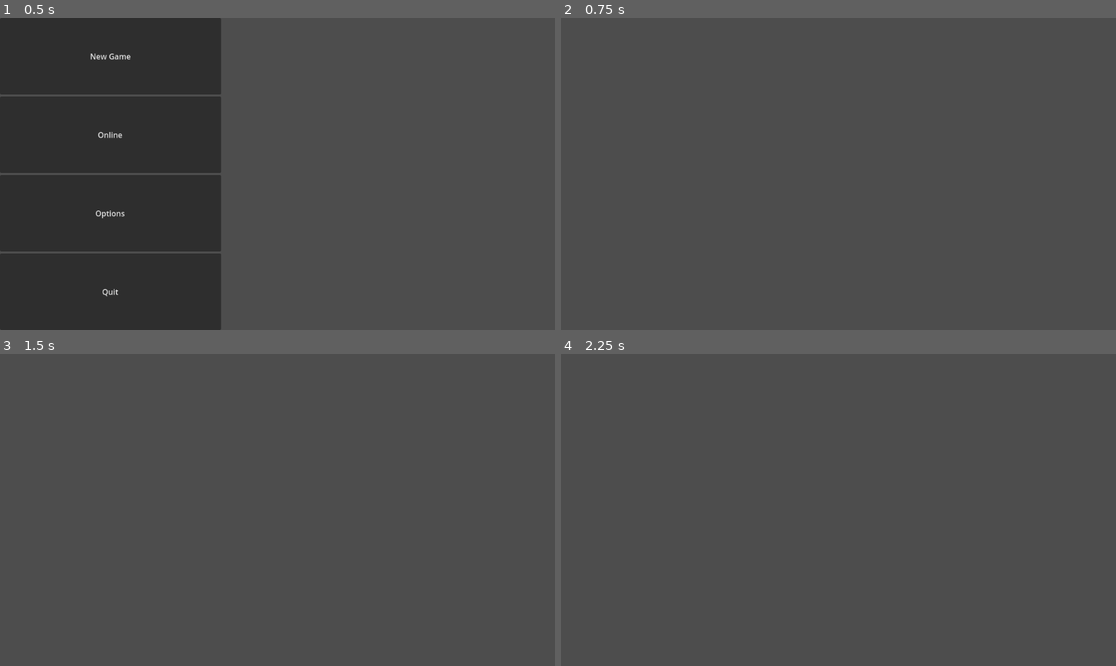
Above: before the commit, frames 1-4 (two rows, left to right).
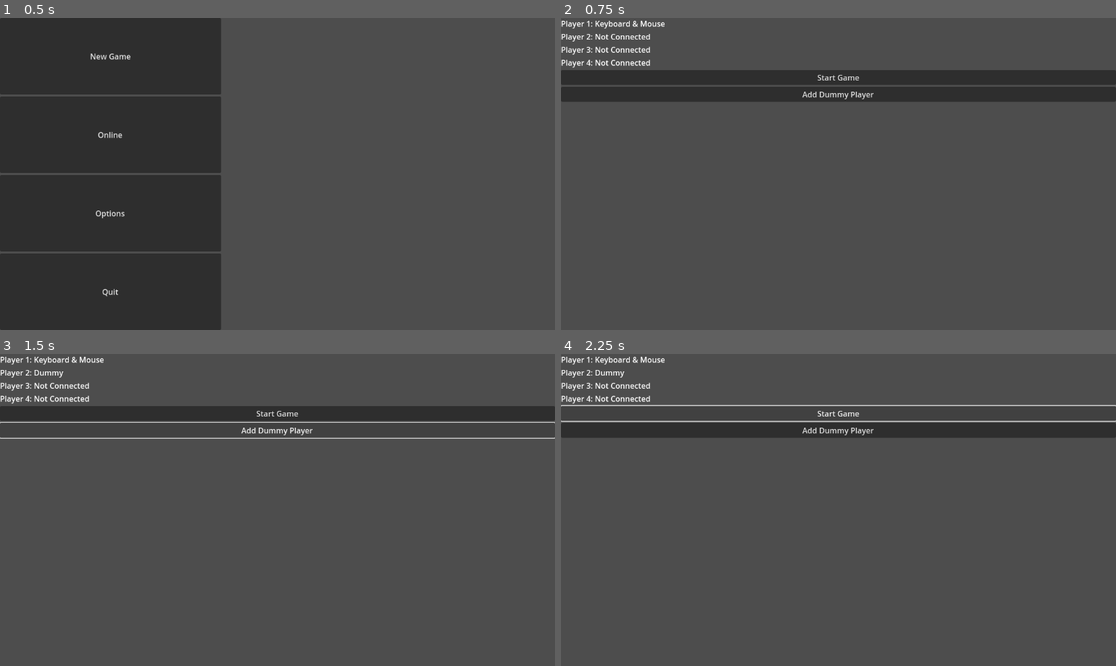
Above: after the commit, the same moments.

Repository: ktarrant/shortcake
Game: Godot game, scene res://scenes/menus/MainMenu.tscn
Two runs of this game, one before a commit and one after it. Both use one fixed random seed, a clock stepped at 60 frames per second and the inputs below.
Inputs (mouse positions are in pixels of both pictures, inside the frame that each line leads up to):
- Up to frame 1 (0.5 s): no input
- Up to frame 2 (0.75 s): click "New Game" at 0.5 s
- Up to frame 3 (1.5 s): click (277, 428) at 1.25 s, where only the run after the commit has a clickable "Add Dummy Player"
- Up to frame 4 (2.25 s): click (838, 413) at 2 s, where only the run after the commit has a clickable "Start Game"

Frame 1 is identical in both runs. In frame 2, 9.9% of the frame differs, in the area x 0-100%, y 0-27%; in frame 3, 6.3%; in frame 4, 6.2%.

Commit message:
basic PlayerSelect screen

Diff:
--- a/scenes/menus/PlayerSelect.tscn
+++ b/scenes/menus/PlayerSelect.tscn
@@ -7,6 +7,37 @@
 anchors_preset = 15
 anchor_right = 1.0
 anchor_bottom = 1.0
-grow_horizontal = 2
-grow_vertical = 2
+size_flags_horizontal = 3
+size_flags_vertical = 3
 script = ExtResource("1_rpf2k")
+
+[node name="VBoxContainer" type="VBoxContainer" parent="."]
+layout_mode = 0
+anchor_right = 1.0
+anchor_bottom = 1.0
+size_flags_horizontal = 3
+size_flags_vertical = 3
+
+[node name="PlayerRow1" type="Label" parent="VBoxContainer"]
+layout_mode = 2
+text = "Player 1: Keyboard & Mouse"
+
+[node name="PlayerRow2" type="Label" parent="VBoxContainer"]
+layout_mode = 2
+text = "Player 2: Not Connected"
+
+[node name="PlayerRow3" type="Label" parent="VBoxContainer"]
+layout_mode = 2
+text = "Player 3: Not Connected"
+
+[node name="PlayerRow4" type="Label" parent="VBoxContainer"]
+layout_mode = 2
+text = "Player 4: Not Connected"
+
+[node name="StartButton" type="Button" parent="VBoxContainer"]
+layout_mode = 2
+text = "Start Game"
+
+[node name="AddDummyButton" type="Button" parent="VBoxContainer"]
+layout_mode = 2
+text = "Add Dummy Player"
--- a/scripts/PlayerSelect.gd
+++ b/scripts/PlayerSelect.gd
@@ -1,21 +1,42 @@
 extends Control
 
-var ready_players := {}
-var joystick_ids := []
+var player_joypads := {1: null, 2: null, 3: null, 4: null}
+var dummy_count := 0
 
 func _ready():
-	joystick_ids = Input.get_connected_joypads()
-	for id in joystick_ids:
-		ready_players[id] = false
+	update_display()
+	$VBoxContainer/StartButton.pressed.connect(_on_start_pressed)
+	$VBoxContainer/AddDummyButton.pressed.connect(_on_add_dummy_pressed)
 
-func _process(delta):
-	for id in joystick_ids:
-		if Input.is_joy_button_pressed(id, JOY_BUTTON_START) and not ready_players[id]:
-			ready_players[id] = true
-			print("Player %d ready" % id)
+func _input(event):
+	if event is InputEventJoypadButton and event.pressed:
+		var new_id = event.device
+		for i in range(2, 5):  # player 2 to 4
+			if player_joypads[i] == null and not new_id in player_joypads.values():
+				player_joypads[i] = new_id
+				update_display()
+				break
 
-	if ready_players.size() > 0 and ready_players.values().all(func(v): return v):
-		start_game()
+func update_display():
+	for i in range(1, 5):
+		var label = get_node("VBoxContainer/PlayerRow%d" % i)
+		if i == 1:
+			label.text = "Player 1: Keyboard & Mouse"
+		elif typeof(player_joypads[i]) == TYPE_INT:
+			label.text = "Player %d: JoyCon %d" % [i, player_joypads[i]]
+		elif player_joypads[i] == "Dummy":
+			label.text = "Player %d: Dummy" % i
+		else:
+			label.text = "Player %d: Not Connected" % i
 
-func start_game():
-	get_tree().change_scene_to_file("res://scenes/main/Main.tscn")
+func _on_add_dummy_pressed():
+	for i in range(2, 5):
+		if player_joypads[i] == null:
+			player_joypads[i] = "Dummy"
+			update_display()
+			break
+
+func _on_start_pressed():
+	var connected_players = player_joypads.values().filter(func(p): return p != null)
+	if connected_players.size() >= 1:
+		get_tree().change_scene_to_file("res://path_to_your_game_scene.tscn")
